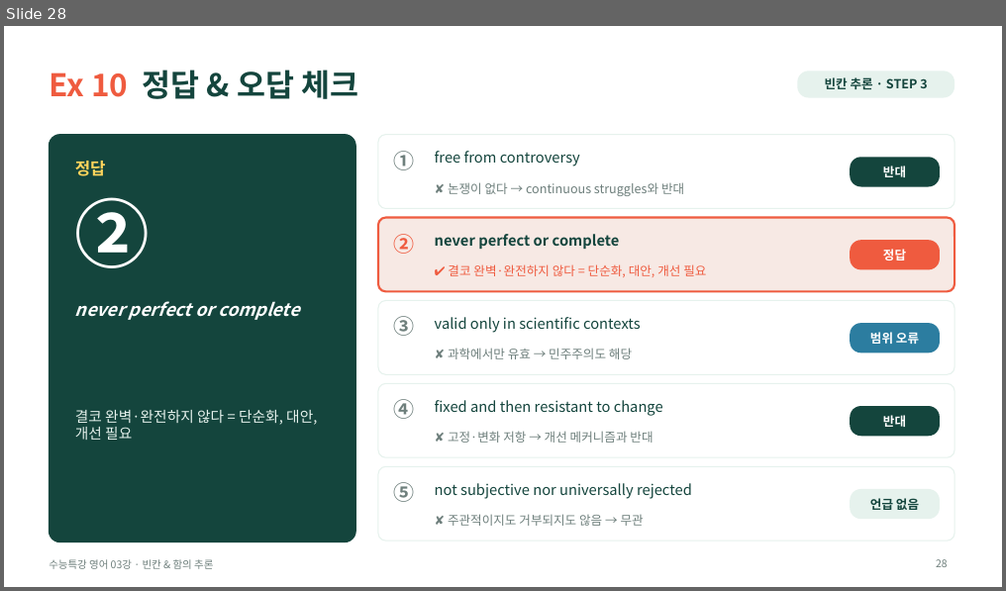
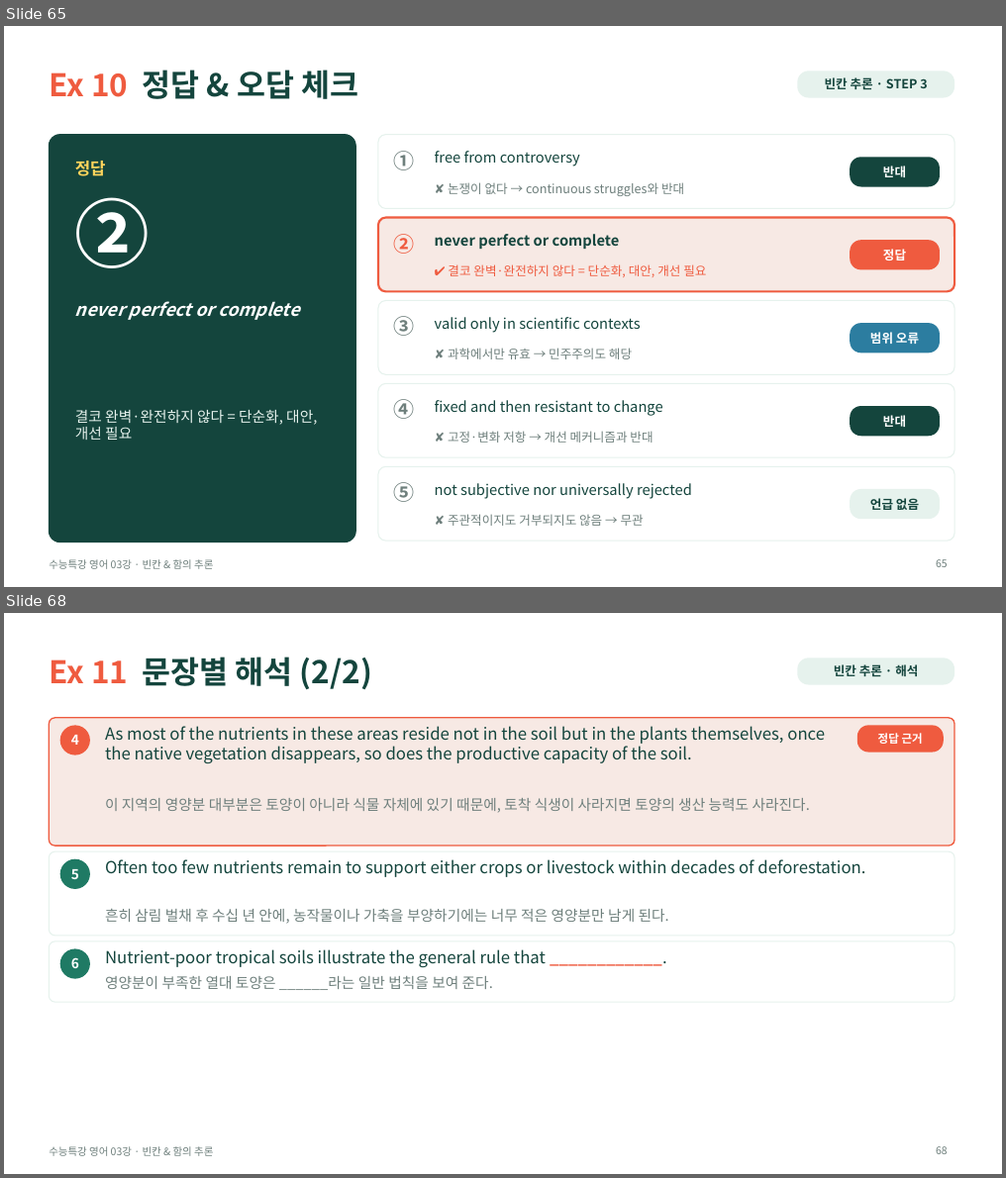
Before and after one commit to HUFSDavid/HUFSDavid, a slide deck: 수능특강_영어_03강_수업PPT.pptx. Shown one above the other, each under a label of ours: slide 28 before the commit, slides 65 and 68 after it; the slides between them are not shown. The pictures are 1006x591 and 1006x1178 pixels, drawn with LibreOffice and Linux fonts; fonts in the diff are those of the drawing. Boxes give left, top, right and bottom in pixels: in the first picture for what was removed or moved away, otherwise in the second. Text is boxed around its words. In the diff, an @@ line names an element or a change of style, - is before the commit and + after.

```diff
--- a/수능특강_영어_03강_수업PPT.pptx
+++ b/수능특강_영어_03강_수업PPT.pptx
@@ slide 68 added at (4,613,1002,1174), background #FFFFFF; not listed: 1 template element that a slide beside it also shows @@
@@ title added at (49,657,372,690), 30 pt, text #14453D, bold @@
+Ex 11 문장별 해석 (2/2)
@@ rounded rectangle added at (798,658,954,685), fill #E6F2ED, 12 pt, text #14453D, bold @@
+빈칸 추론 · 해석
@@ rounded rectangle added at (49,718,954,846), fill #F7E9E4, outline #EF5B3F 1.25 pt @@
@@ ellipse added at (60,725,90,756), fill #EF5B3F, 13 pt, text #FFFFFF, bold @@
+4
@@ text added at (105,726,825,763), 16 pt, text #14453D @@
+As most of the nutrients in these areas reside not in the soil but in the plants themselves, once the native vegetation disappears, so does the productive capacity of the soil.
@@ rounded rectangle added at (857,725,944,753), fill #EF5B3F, 11 pt, text #FFFFFF, bold @@
+정답 근거
@@ text added at (105,798,810,813), 14 pt, text #6E7F7C @@
+이 지역의 영양분 대부분은 토양이 아니라 식물 자체에 있기 때문에, 토착 식생이 사라지면 토양의 생산 능력도 사라진다.
@@ rounded rectangle added at (49,852,954,936), fill #FFFFFF, outline #E6F2ED 1 pt @@
@@ ellipse added at (60,860,90,889), fill #1F7A64, 13 pt, text #FFFFFF, bold @@
+5
@@ text added at (105,860,865,877), 16 pt, text #14453D @@
+Often too few nutrients remain to support either crops or livestock within decades of deforestation.
@@ text added at (105,909,669,924), 14 pt, text #6E7F7C @@
+흔히 삼림 벌채 후 수십 년 안에, 농작물이나 가축을 부양하기에는 너무 적은 영양분만 남게 된다.
@@ rounded rectangle added at (49,942,954,1002), fill #FFFFFF, outline #E6F2ED 1 pt @@
@@ ellipse added at (60,950,90,979), fill #1F7A64, 13 pt, text #FFFFFF, bold @@
+6
@@ text added at (105,950,546,967), 16 pt, text #14453D @@
+Nutrient-poor tropical soils illustrate the general rule that ____________.
@@ text added at (105,976,493,990), 14 pt, text #6E7F7C @@
+영양분이 부족한 열대 토양은 ______라는 일반 법칙을 보여 준다.
@@ page number added at (936,1147,947,1155), 10 pt, text #6E7F7C @@
+68
@@ what was slide 28 is now slide 65 @@
@@ page number at (936,560,947,568): text changed @@
-28
+65
```
Also in this commit, not shown: 1 slide changed, 43 other slides added.
